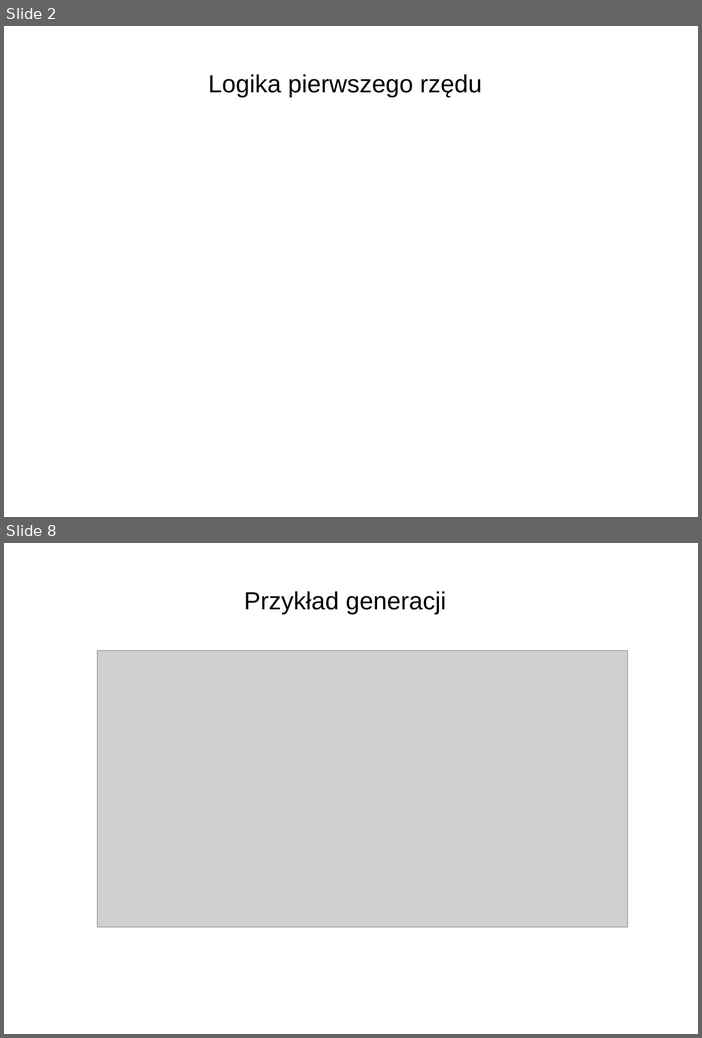
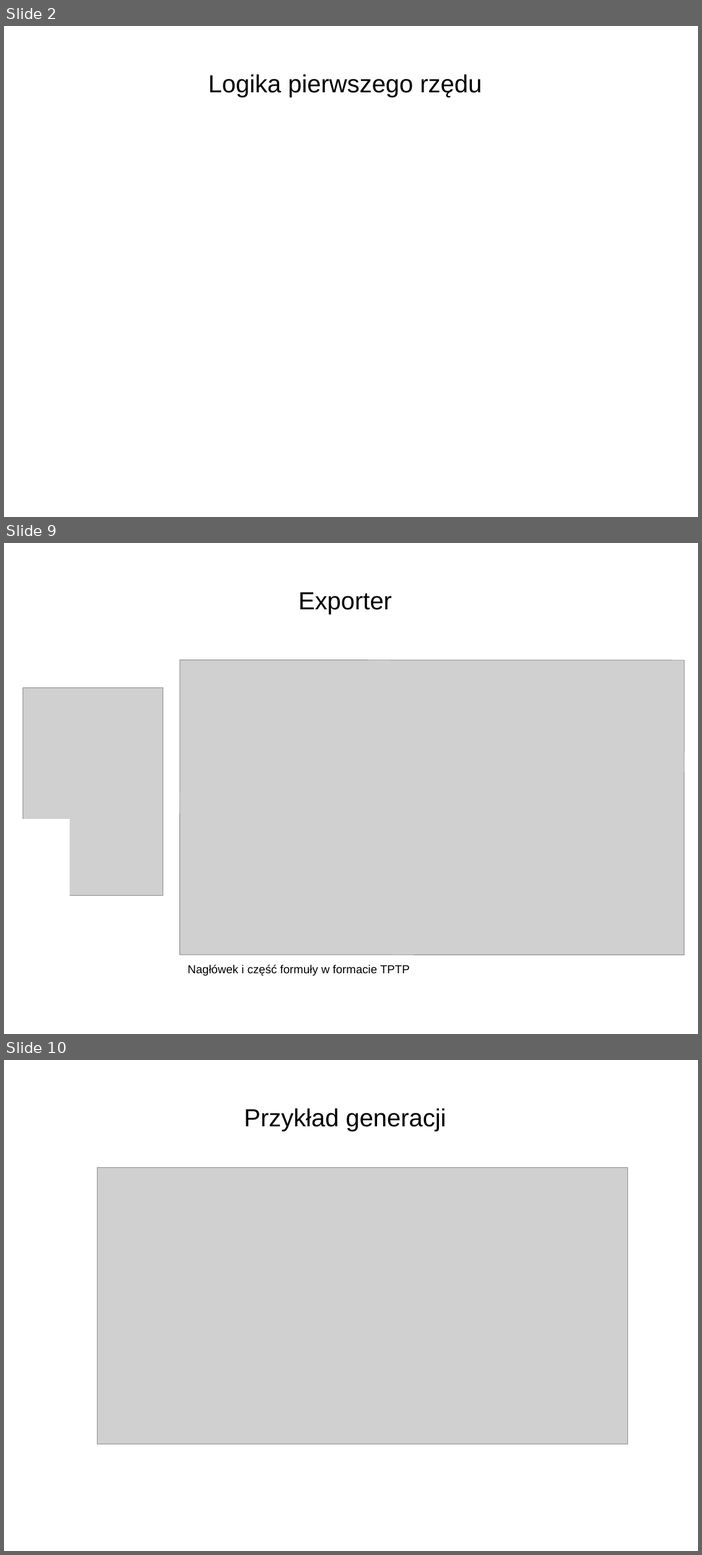
Before and after one commit to Mateusz-Grzelinski/set-research-documentation, a slide deck: bachelor.odp. Shown one above the other, each under a label of ours: slides 2 and 8 before the commit, slides 2, 9 and 10 after it; the slides between them are not shown. The pictures are 702x1038 and 702x1555 pixels, drawn with LibreOffice and Linux fonts; fonts in the diff are those of the drawing; grey boxes stand for pictures; background and template pictures are left out. Boxes give left, top, right and bottom in pixels: in the first picture for what was removed or moved away, otherwise in the second. Text is boxed around its words. In the diff, an @@ line names an element or a change of style, - is before the commit and + after.

```diff
--- a/bachelor.odp
+++ b/bachelor.odp
@@ slide 9 added at [4,543,698,1034], background picture (left out) @@
@@ title added at [298,592,392,614], 30 pt, text #000000 @@
+Exporter
@@ picture added at [180,660,685,955] @@
@@ picture added at [23,688,163,896] @@
@@ rectangle added at [13,820,69,932], fill #FFFFFF, outline #FFFFFF 0 pt @@
@@ text added at [188,965,410,976], 14 pt, text #000000 @@
+Nagłówek i część formuły w formacie TPTP
@@ what was slide 8 is now slide 10 @@
```
Also in this commit, not shown: 2 slides changed, 4 other slides added, 3 slides removed, 17 other files.
